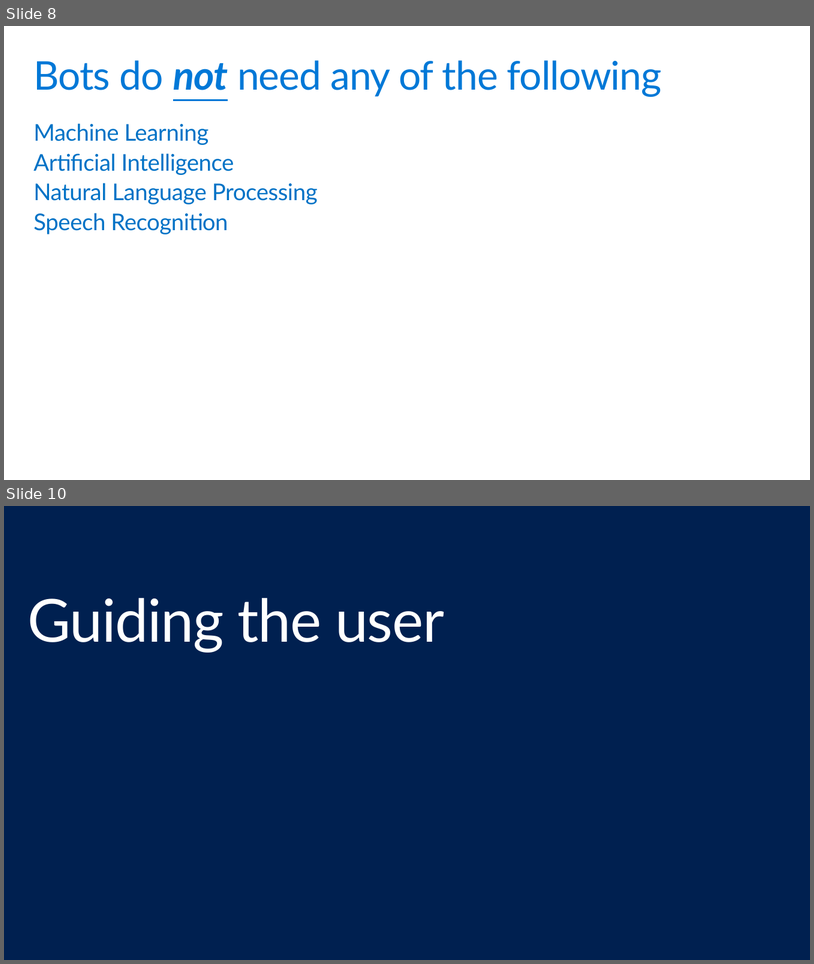
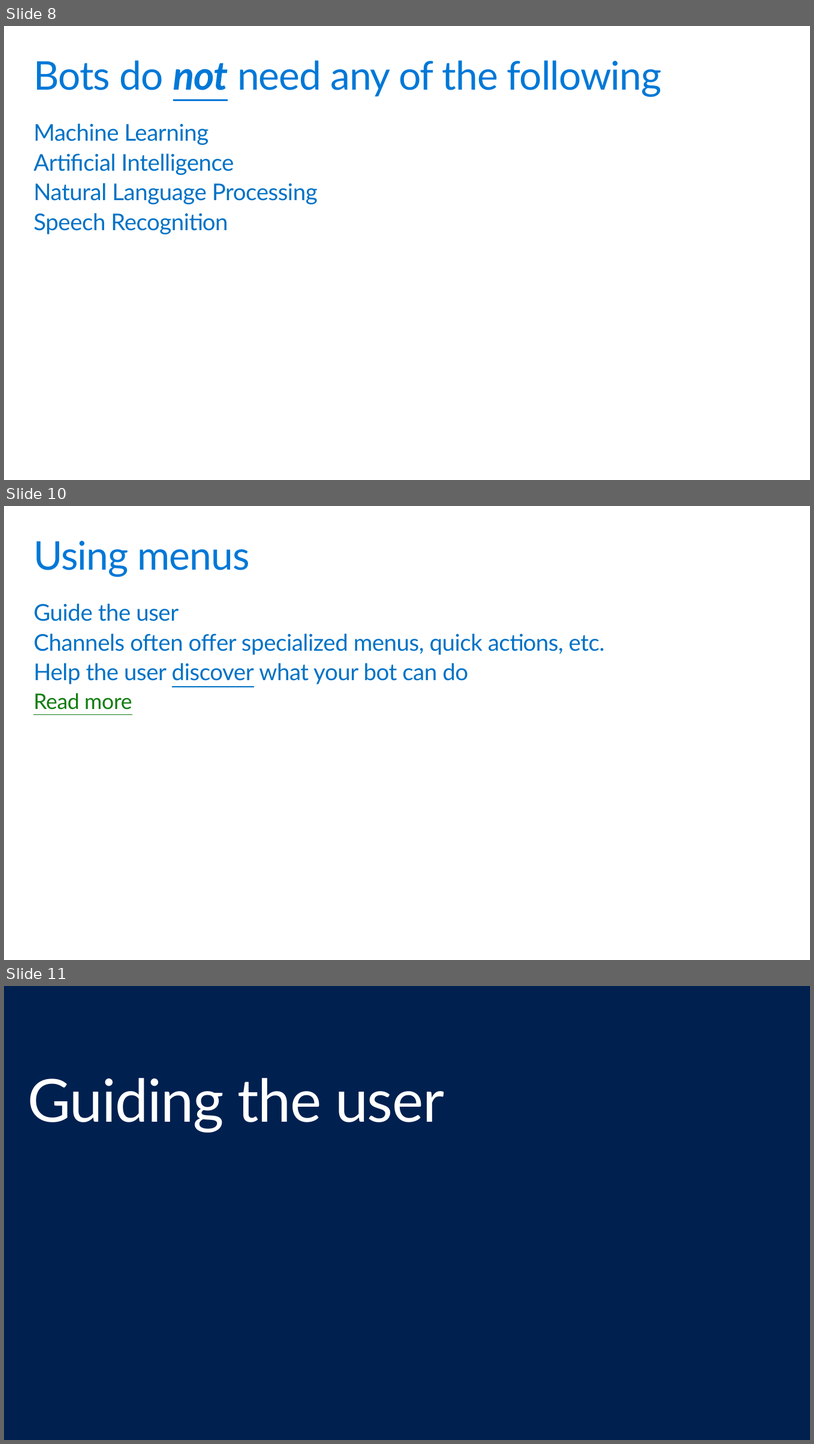
Before and after one commit to GeekTrainer/help-desk-bot-lab, a slide deck: Slides/2 - Mastering the user experience.pptx. Shown one above the other, each under a label of ours: slides 8 and 10 before the commit, slides 8, 10 and 11 after it; the slides between them are not shown. The pictures are 814x964 and 814x1444 pixels, drawn with LibreOffice and Linux fonts; fonts in the diff are those of the drawing. Boxes give left, top, right and bottom in pixels: in the first picture for what was removed or moved away, otherwise in the second. Text is boxed around its words. In the diff, an @@ line names an element or a change of style, - is before the commit and + after.

```diff
--- a/Slides/2 - Mastering the user experience.pptx
+++ b/Slides/2 - Mastering the user experience.pptx
@@ slide 10 added at [4,506,810,960], background #FFFFFF @@
@@ title added at [33,541,250,577], 48 pt, text #0078D7 @@
+Using menus
@@ text added at [33,603,605,709], 28 pt, text #0072C6 @@
+Guide the user
+Channels often offer specialized menus, quick actions, etc.
+Help the user discover what your bot can do
+Read more
@@ what was slide 10 is now slide 11 @@
```
Also in this commit, not shown: 1 slide changed, 3 other files.
